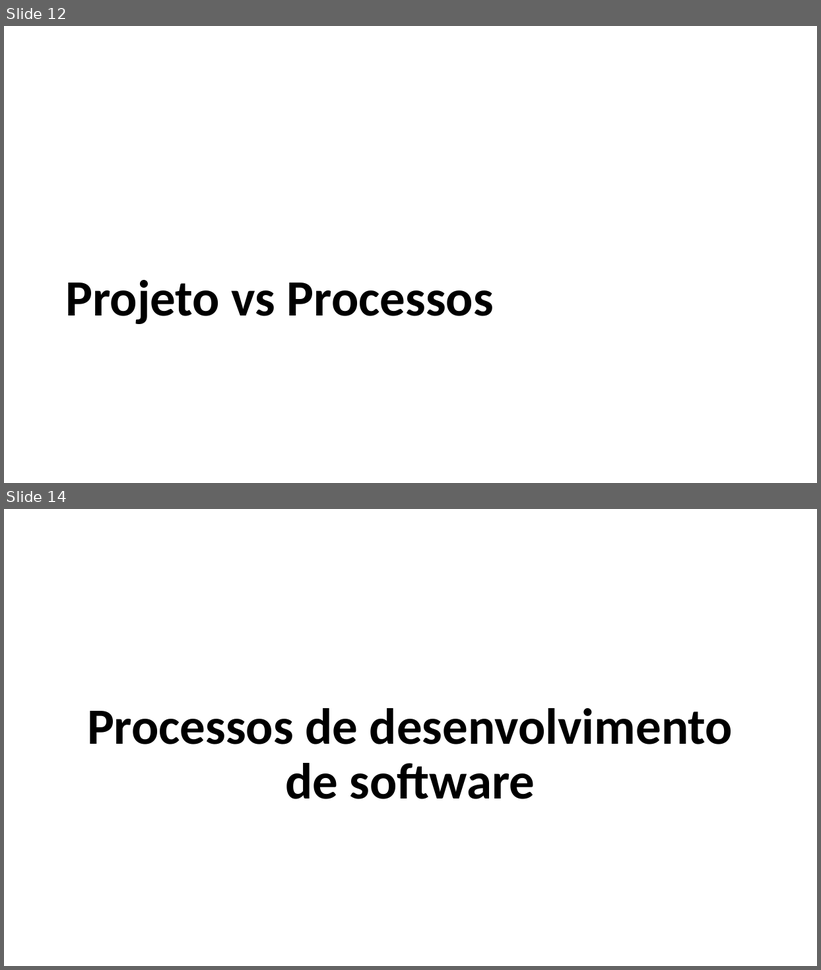
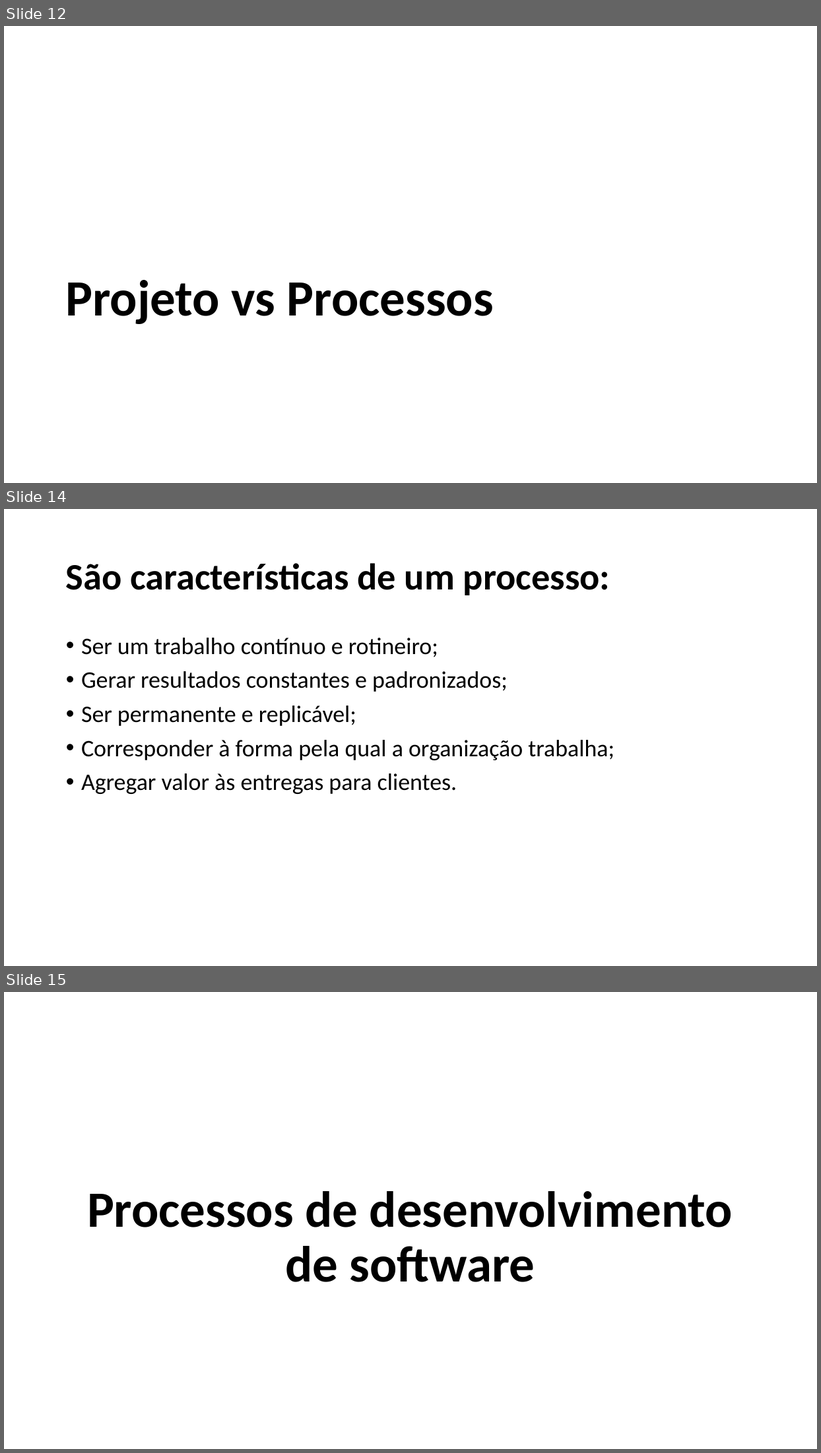
Before and after one commit to infoweb-pdsi/infoweb-pdsi.github.io, a slide deck: slides/01-Motivação.pptx. Shown one above the other, each under a label of ours: slides 12 and 14 before the commit, slides 12, 14 and 15 after it; the slides between them are not shown. The pictures are 821x970 and 821x1453 pixels, drawn with LibreOffice and Linux fonts; fonts in the diff are those of the drawing. Boxes give left, top, right and bottom in pixels: in the first picture for what was removed or moved away, otherwise in the second. Text is boxed around its words. In the diff, an @@ line names an element or a change of style, - is before the commit and + after.

```diff
--- a/slides/01-Motivação.pptx
+++ b/slides/01-Motivação.pptx
@@ slide 14 added at (x1=4, y1=509, x2=817, y2=966), background #FFFFFF @@
@@ title added at (x1=66, y1=563, x2=611, y2=595), 44 pt, text #000000, bold @@
+São características de um processo:
@@ text added at (x1=81, y1=638, x2=614, y2=794), 28 pt, text #000000 @@
+• Ser um trabalho contínuo e rotineiro;
+• Gerar resultados constantes e padronizados;
+• Ser permanente e replicável;
+• Corresponder à forma pela qual a organização trabalha;
+• Agregar valor às entregas para clientes.
@@ what was slide 14 is now slide 15 @@
```
Also in this commit, not shown: 1 other slide added, 2 slides removed.
